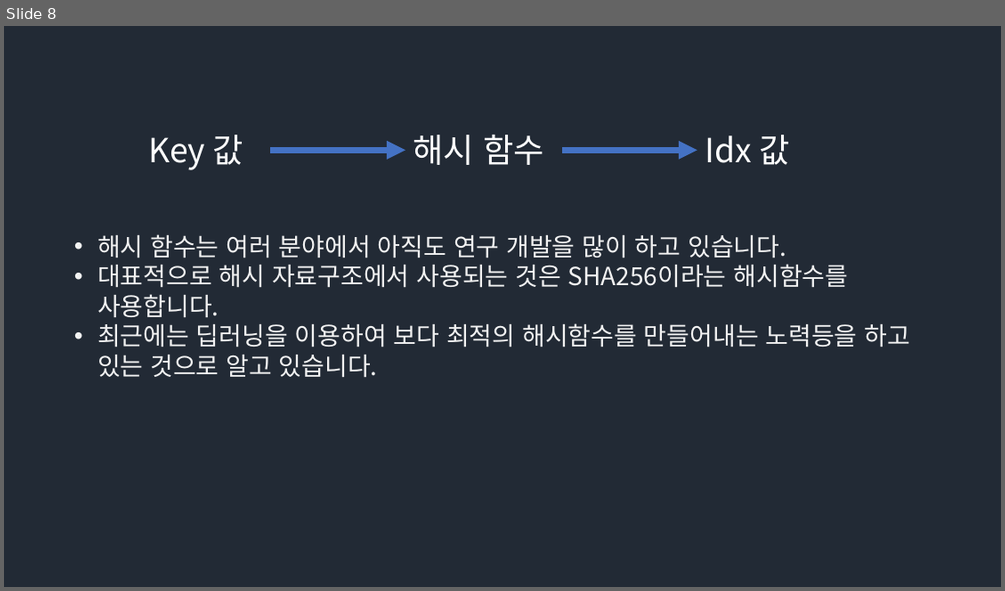
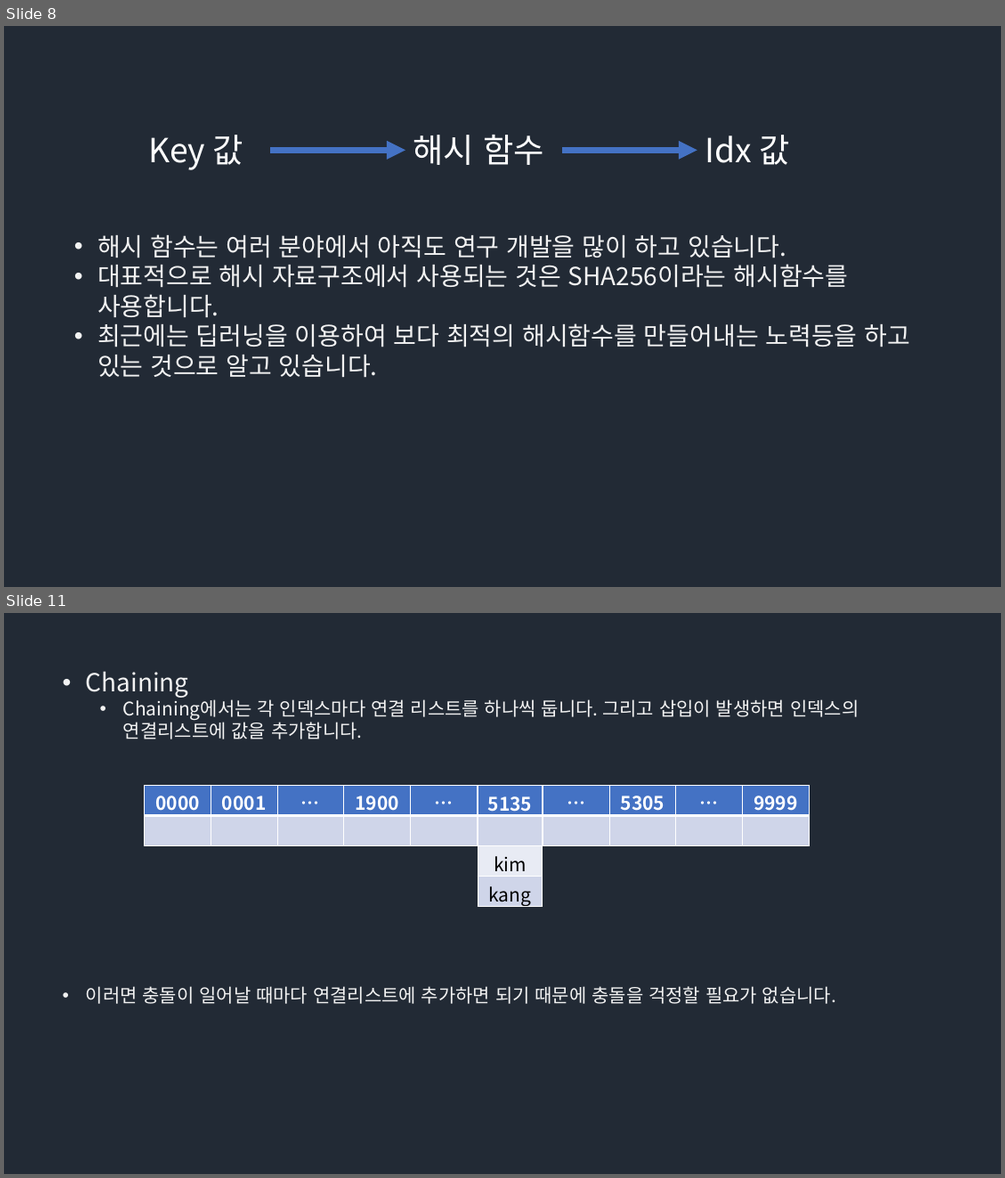
Before and after one commit to Groot-Space/Groot-space.github.io, a slide deck: assets/images/해시/해시.pptx. Shown one above the other, each under a label of ours: slide 8 before the commit, slides 8 and 11 after it; the slides between them are not shown. The pictures are 1005x591 and 1005x1178 pixels, drawn with LibreOffice and Linux fonts; fonts in the diff are those of the drawing. Boxes give left, top, right and bottom in pixels: in the first picture for what was removed or moved away, otherwise in the second. Text is boxed around its words. In the diff, an @@ line names an element or a change of style, - is before the commit and + after.

```diff
--- a/assets/images/해시/해시.pptx
+++ b/assets/images/해시/해시.pptx
@@ slide 11 added at box(4, 613, 1001, 1174), background #222A35 @@
@@ text added at box(86, 671, 858, 739), 18 pt, text #F2F2F2 @@
+• Chaining
+  • Chaining에서는 각 인덱스마다 연결 리스트를 하나씩 둡니다. 그리고 삽입이 발생하면 인덱스의 연결리스트에 값을 추가합니다.
@@ table added at box(145, 785, 810, 845), 2 rows, 10 columns @@
+0000 | 0001 | … | 1900 | … | 5135 | … | 5305 | … | 9999
+ |  |  |  |  |  |  |  |  | 
@@ table added at box(477, 785, 542, 909), 4 rows, 1 columns @@
+5135
+
+kim
+kang
@@ text added at box(86, 986, 836, 1004), 18 pt, text #F2F2F2 @@
+• 이러면 충돌이 일어날 때마다 연결리스트에 추가하면 되기 때문에 충돌을 걱정할 필요가 없습니다.
```
Also in this commit, not shown: 2 slides changed, 9 other slides added, 2 slides removed.
